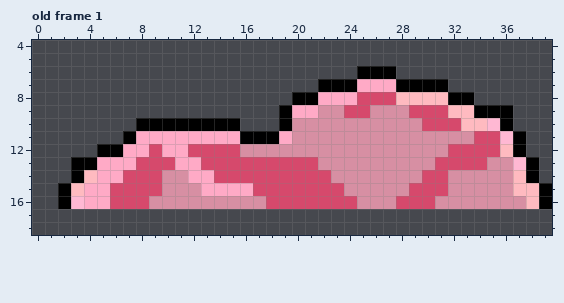
Pixel-art file, stored at Assets/Espelho/spr_cloud03.aseprite. Above is the file before it was changed.
40x32 pixels, 1 frame. Shown: old frame 1: x 0..39, y 4..18. The commit also changed other frames, which this record leaves out.
After the commit:
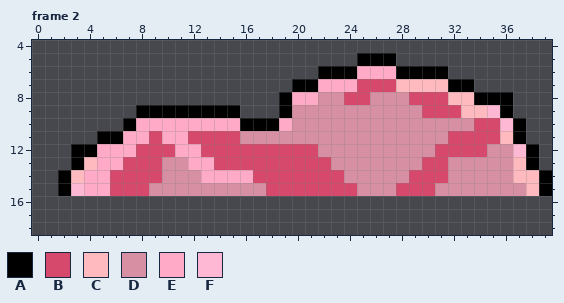
Palette (. is transparent): A #000000  B #d6496c  C #ffbac0  D #d78fa3  E #ffaac6  F #ffb8d3
A new or re-ordered frame is compared with the old frame closest to it.
What changed:
frames 1 -> 7
Frame 2 is new; against old frame 1:
Colour A now appears in row 5 at x 25 to 27; in row 6 at x 22 to 24 and 28 to 31; in row 7 at x 20 to 21 and 32 to 33; in row 8 at x 19 and 34 to 36; in row 9 at x 8 to 15; in row 10 at x 7, 16 to 18 and 37.
Colour A now appears in row 11 at x 5 to 6; in row 12 at x 3 to 4 and 38; in row 14 at x 2 and 39.
The author changed colour C to colour B in row 8 at x 29 to 31; in row 9 at x 32; in row 10 at x 34.
The author changed colour D to colour B in row 11 at x 32 to 33; in row 12 at x 16 to 21 and 31; in row 13 at x 22 and 30; in row 14 at x 23 and 29; in row 15 at x 24 and 28.
The author changed colour E to colour B in row 7 at x 25 to 27; in row 8 at x 24; in row 11 at x 9 and 12 to 15; in row 12 at x 8 and 10; in row 13 at x 7; in row 14 at x 6.
The author changed colour F to colour B in row 10 at x 35.
The author changed colour A to colour C in row 7 at x 28 to 31; in row 8 at x 32 to 33; in row 9 at x 34; in row 13 at x 4; in row 14 at x 3 and 38.
The author changed colour F to colour C in row 11 at x 36; in row 13 at x 37.
The author changed colour A to colour D in row 11 at x 16 to 18.
The author changed colour B to colour D in row 8 at x 26 to 27; in row 9 at x 24 to 25 and 29; in row 10 at x 30 to 32; in row 12 at x 35; in row 13 at x 10 and 32 to 34; in row 15 at x 9, 17 and 31.
The author changed colour C to colour D in row 8 at x 28; in row 10 at x 33; in row 12 at x 36; in row 15 at x 37.
The author changed colour E to colour D in row 8 at x 22 to 23; in row 9 at x 20 to 21; in row 11 at x 19; in row 13 at x 11; in row 14 at x 12; in row 15 at x 13 to 16.
The author changed colour A to colour E in row 6 at x 25 to 27; in row 7 at x 22 to 24; in row 8 at x 20 to 21; in row 10 at x 8 to 15 and 19; in row 11 at x 7; in row 12 at x 5 to 6.
The author changed colour B to colour E in row 12 at x 12; in row 13 at x 13; in row 14 at x 14 to 16.
The author changed colour C to colour E in row 14 at x 4.
The author changed colour A to colour F in row 9 at x 35; in row 10 at x 36; in row 12 at x 37.
The author changed colour C to colour F in row 15 at x 3.
The author cleared colour A in row 16 at x 2 and 39.
The author cleared colour B in row 16 at x 6 to 8, 18 to 24 and 28 to 30.
The author cleared colour C in row 16 at x 38.
The author cleared colour D in row 16 at x 9 to 17, 25 to 27 and 31 to 37.
The author cleared colour E in row 16 at x 4 to 5.
The author cleared colour F in row 16 at x 3.
Where, in picture pixels (left, top, right, bottom), the same in both pictures:
changed: (58, 53, 552, 209)
